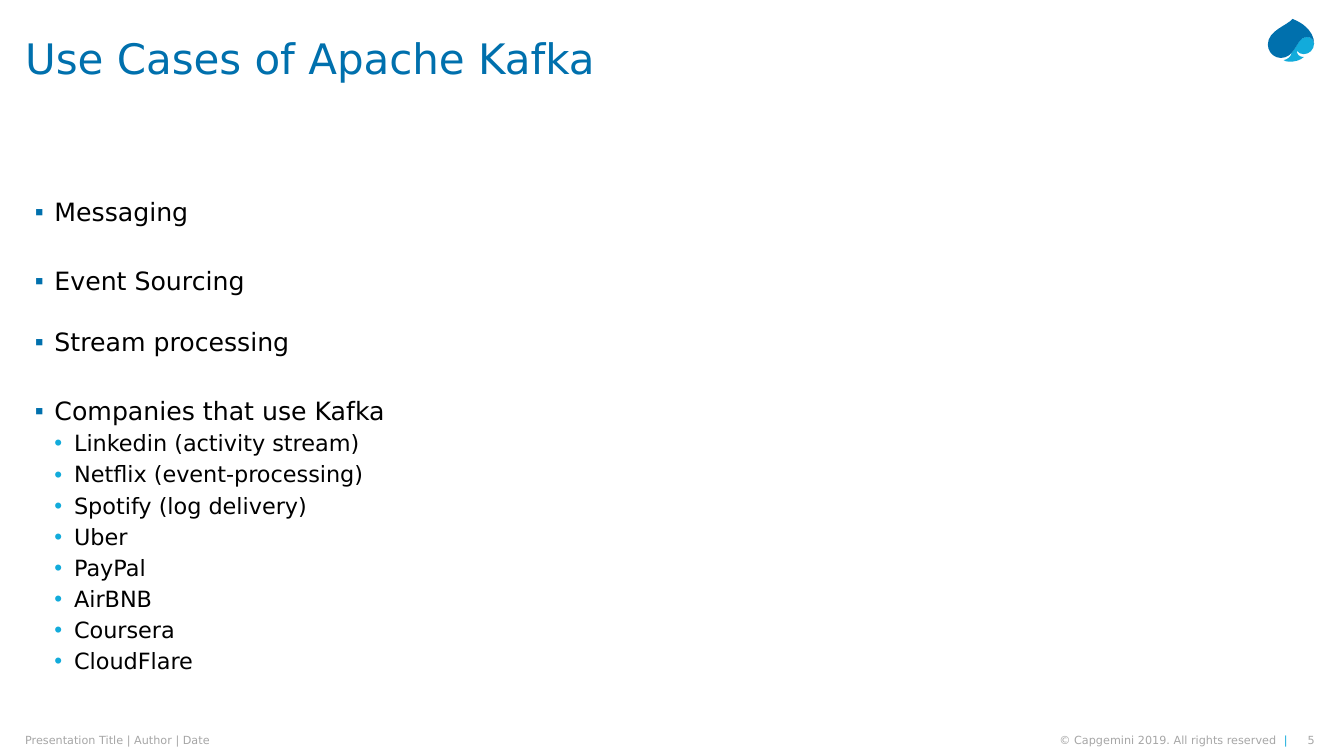
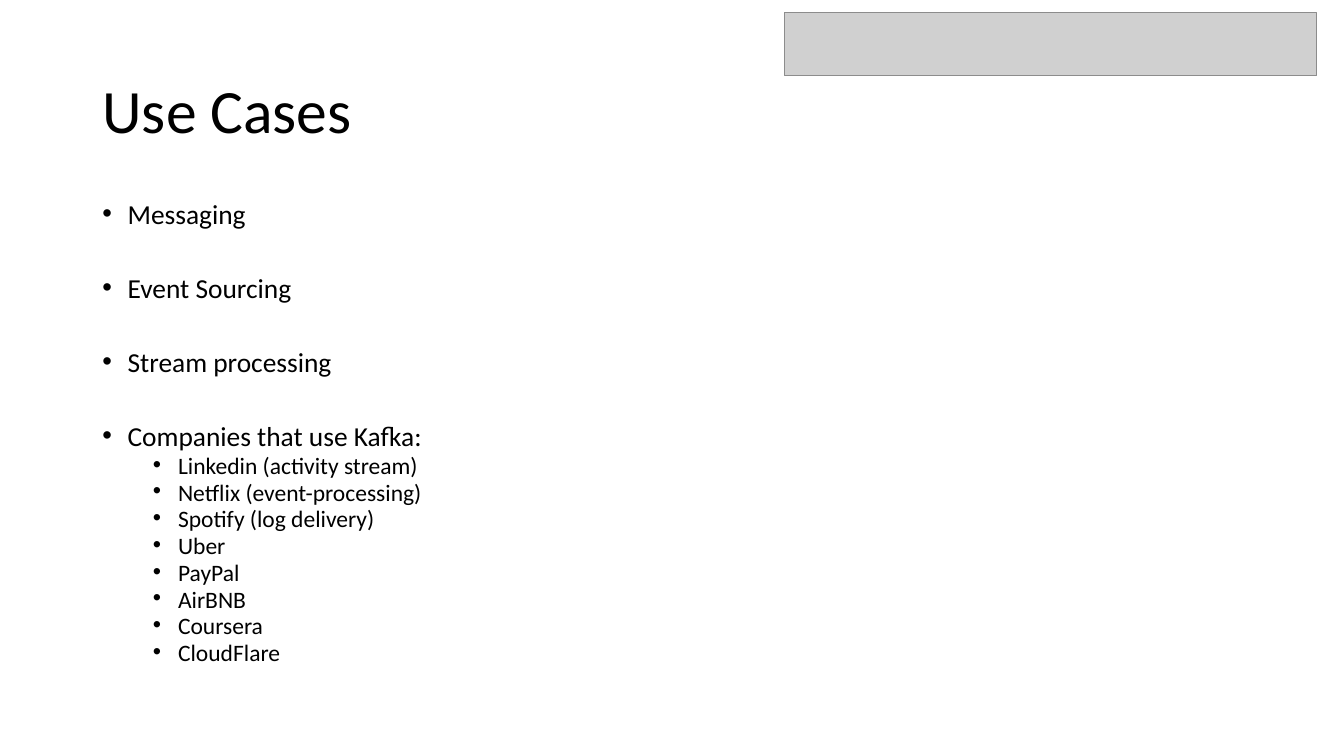
Before and after one commit to LarsMudde/kafka-wet, a slide deck: slide 5 of Kafka-WET.pptx. Drawn at 1344x756 pixels with LibreOffice and Linux fonts; fonts in the diff are those of the drawing; grey boxes stand for pictures. Boxes give left, top, right and bottom in pixels: in the first picture for what was removed or moved away, otherwise in the second. Text is boxed around its words. In the diff, an @@ line names an element or a change of style, - is before the commit and + after.

```diff
--- a/Kafka-WET.pptx
+++ b/Kafka-WET.pptx
@@ picture added at bbox=[784, 13, 1318, 77] @@
@@ freeform shape removed at bbox=[1268, 19, 1315, 58] @@
@@ freeform shape removed at bbox=[1284, 37, 1314, 63] @@
@@ title at bbox=[102, 93, 352, 134]: text changed; size 30 to 44 pt; font DejaVu Sans to Calibri; text colour #0070AD to #000000 @@
-Use Cases of Apache Kafka
+Use Cases
@@ text "Messaging": place and size @@
-text "Messaging" at bbox=[54, 202, 385, 670]
+text "Messaging" at bbox=[128, 205, 422, 661]
@@ text at bbox=[128, 205, 422, 661]: size 18 to 19.6 pt in "Messaging", "Event Sourcing", "Stream processing"; font DejaVu Sans to Calibri in "Messaging", "Event Sourcing", "Stream processing", "Linkedin (activity stream)" and 7 more places; size 16 to 16.8 pt in "Linkedin (activity stream)", "Netflix (event-processing)", "Spotify (log delivery)", "Uber" and 4 more places; bullet ▪ to •; list level 2 to 1 in "Messaging"; line spacing 0.9 to 0.7; list level 2 to 1 in "Event Sourcing"; list level 2 to 1 in "Stream processing"; list level 3 to 2 in "Linkedin (activity stream)"; list level 3 to 2 in "Netflix (event-processing)"; list level 3 to 2 in "Spotify (log delivery)"; list level 3 to 2 in "Uber"; list level 3 to 2 in "PayPal"; list level 3 to 2 in "AirBNB"; list level 3 to 2 in "Coursera"; list level 3 to 2 in "CloudFlare" @@
@@ text at bbox=[128, 426, 422, 451]: text changed; size 18 to 19.6 pt; font DejaVu Sans to Calibri @@
-  ▪ Companies that use Kafka
+• Companies that use Kafka:
@@ text removed at bbox=[25, 735, 210, 744] @@
-Presentation Title | Author | Date
@@ text removed at bbox=[1074, 735, 1276, 746] @@
-© Capgemini 2019. All rights reserved |
@@ page number removed at bbox=[1308, 736, 1315, 744] @@
-5
```
Also in this commit, not shown: 6 other slides changed, 16 slides added, 3 slides removed, 1 other file.
